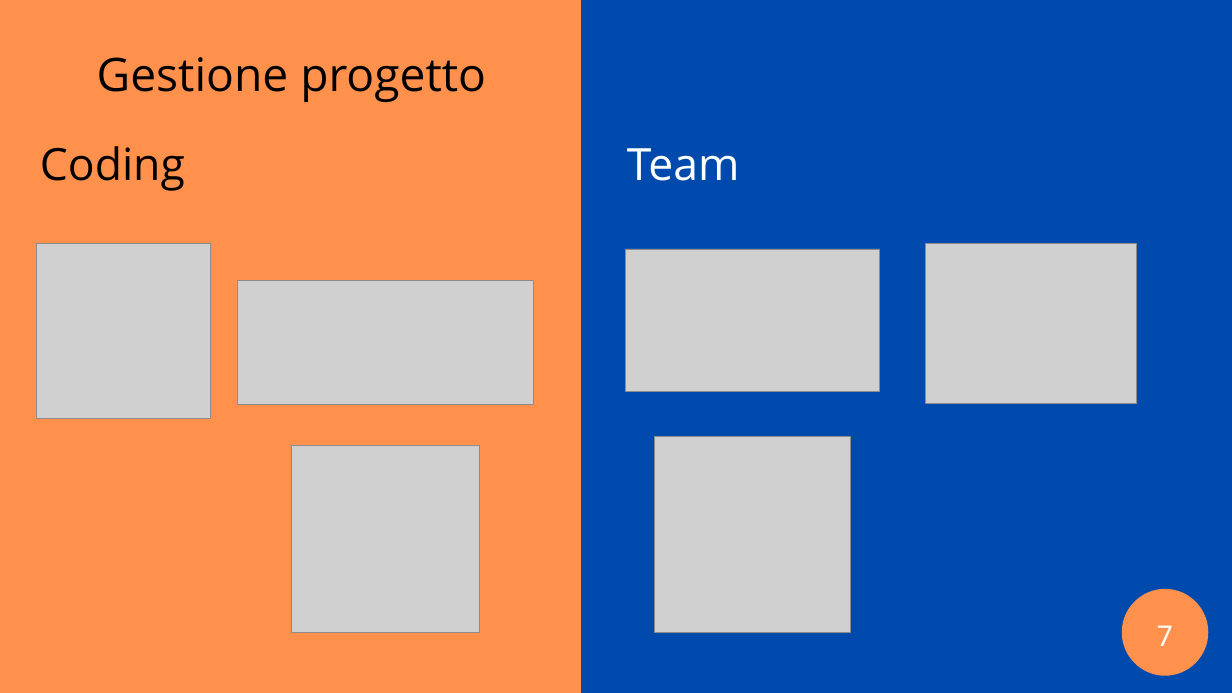
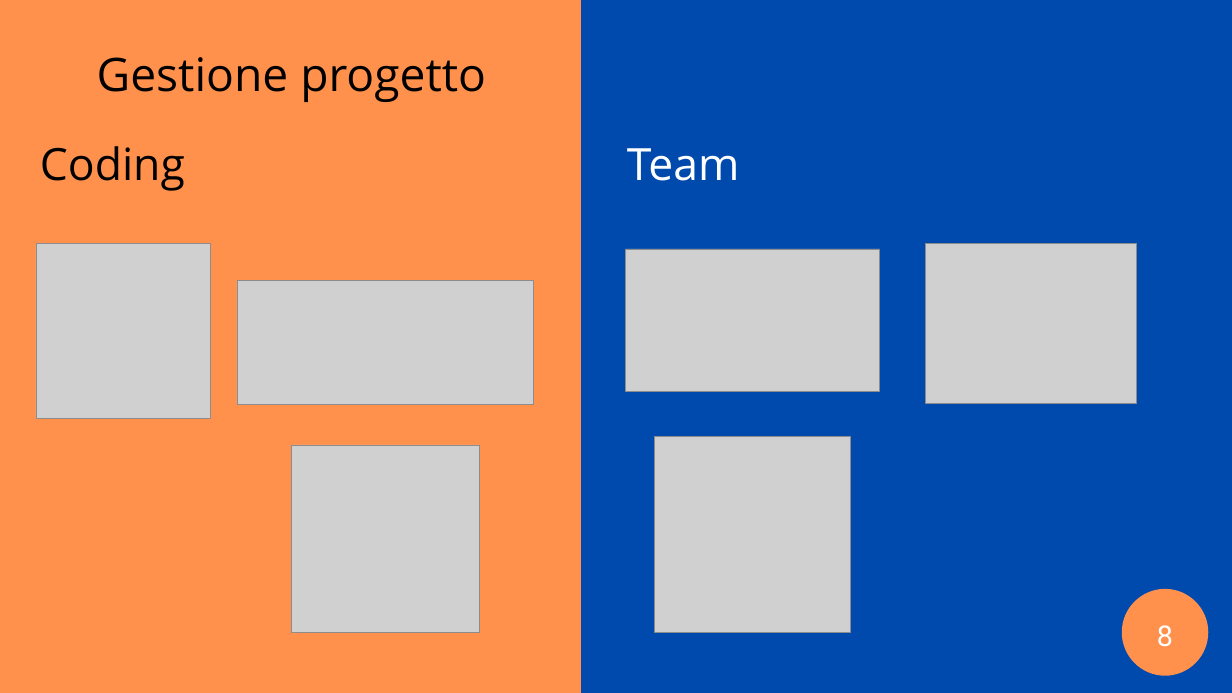
Before and after one commit to ilcors-dev/gruppo-reti, a slide deck: slide 8 of esercitazione_2/documents/Esercitazione 2.pptx (slide 7 before the commit). Drawn at 1232x693 pixels with LibreOffice and Linux fonts; fonts in the diff are those of the drawing; grey boxes stand for pictures. Boxes give left, top, right and bottom in pixels: in the first picture for what was removed or moved away, otherwise in the second. Text is boxed around its words. In the diff, an @@ line names an element or a change of style, - is before the commit and + after.

```diff
--- a/esercitazione_2/documents/Esercitazione 2.pptx
+++ b/esercitazione_2/documents/Esercitazione 2.pptx
@@ text at [1157, 625, 1173, 647]: text changed @@
-7
+8
```
Also in this commit, not shown: 1 other slide changed, 1 slide added.
